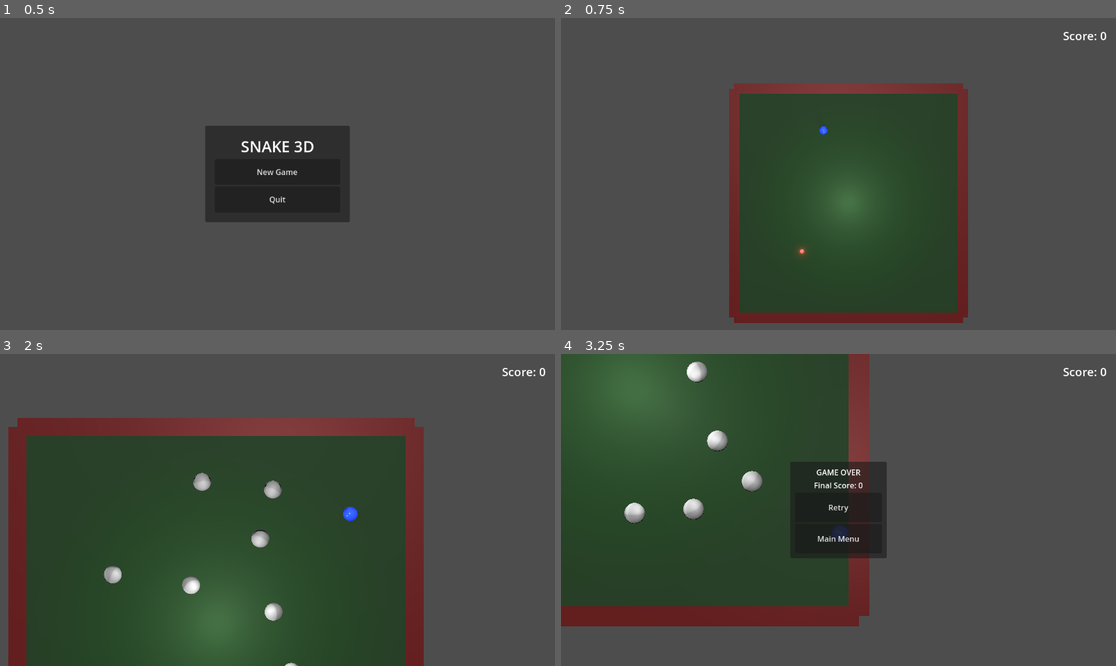
Above: before the commit, frames 1-4 (two rows, left to right).
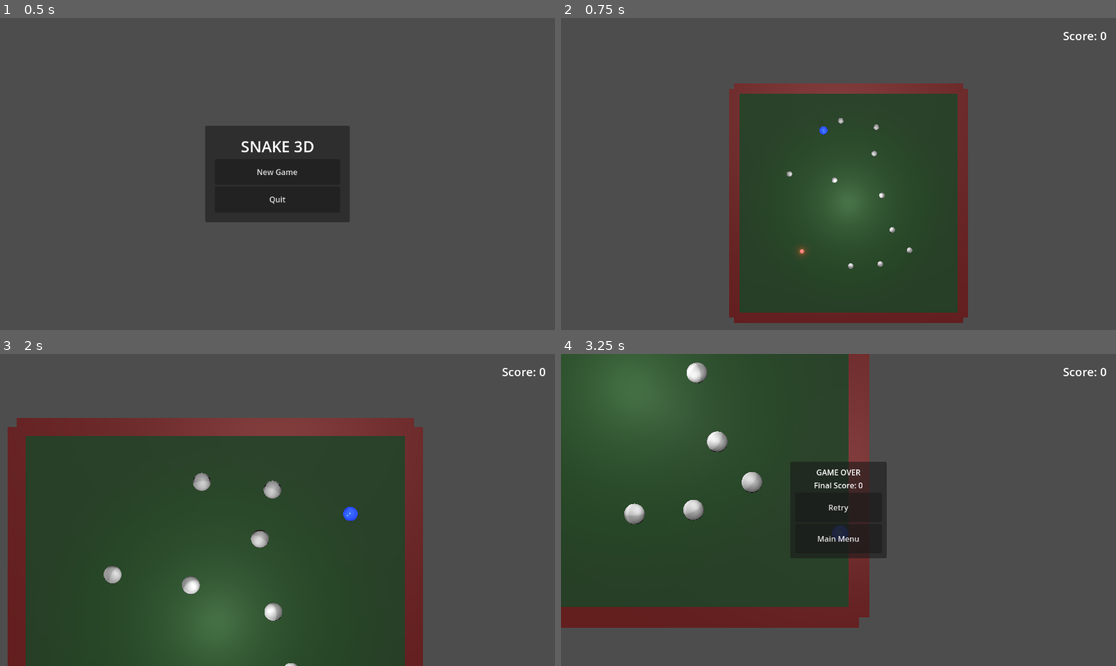
Above: after the commit, the same moments.

Repository: bluehexagons/snakeproject
Game: Godot game, scene res://scenes/main_menu.tscn
Same seed, same stepped clock (60 frames per second), same inputs: the game is played once before the commit and once after it.
Inputs:
- Up to frame 1 (0.5 s): no input
- Up to frame 2 (0.75 s): click "New Game" at 0.5 s
- Up to frame 3 (2 s): hold D (move_right) from 1.28 s (still down)
- Up to frame 4 (3.25 s): release D (move_right) at 2.03 s; hold S (move_down) 2.03-2.78 s; hold D (move_right) from 2.78 s (still down)

Frame 1 is identical in both runs. In frame 2, 0.1% of the frame differs, in the area x 40-64%, y 32-81%; in frame 3, 0.4%; in frame 4, 0.5%, in the area x 0-56%, y 2-88%.

Commit message:
(AI) Finish danger rocks

Diff:
--- a/scenes/rock.tscn
+++ b/scenes/rock.tscn
@@ -18,7 +18,7 @@
 
 [node name="Rock" type="CharacterBody3D" groups=["rock"]]
 collision_layer = 2
-collision_mask = 3
+collision_mask = 7
 script = ExtResource("1_rock_script")
 
 [node name="MeshInstance3D" type="MeshInstance3D" parent="."]
--- a/scripts/game_manager.gd
+++ b/scripts/game_manager.gd
@@ -176,10 +176,8 @@
 	var random_z = randf_range(-SPAWN_AREA_SIZE.y, SPAWN_AREA_SIZE.y)
 	var spawn_pos = Vector3(random_x, 0, random_z)
 
-	# Set initial positions to prevent interpolation from origin
-	rock.position = spawn_pos
-	rock.physics_pos = spawn_pos
-	rock.visual_pos = spawn_pos
+	# Initialize the rock
+	rock.initialize(spawn_pos)
 
 	# Get player reference
 	var player = gameplay_container.get_node_or_null("Player")
@@ -271,12 +269,10 @@
 		print("Warning: Could not find valid player or food when saving")
 		return
 
-	if not player.has_method("get_save_data"):
-		print("Warning: player has no get_save_data method.")
-
 	var rock_data = []
 	for rock in rocks:
-		rock_data.append(rock.get_save_data())
+		if rock.has_method("get_save_data"):
+			rock_data.append(rock.get_save_data())
 
 	var save_data = {
 		"score": score,
@@ -343,19 +339,28 @@
 		for rock_data in save_data.rocks:
 			var rock = ROCK_SCENE.instantiate()
 			gameplay_container.add_child(rock)
-			rock.position = Vector3(
+
+			var pos = Vector3(
 				float(rock_data.position.x),
 				float(rock_data.position.y),
 				float(rock_data.position.z)
 			)
+
+			# Initialize the rock properly first
+			rock.initialize(pos)
+
+			# Then set any saved properties
 			if rock_data.has("velocity"):
 				rock.velocity = Vector3(
 					float(rock_data.velocity.x),
 					float(rock_data.velocity.y),
 					float(rock_data.velocity.z)
-					)
+				)
 			if rock_data.get("is_dangerous", false):
 				rock.make_dangerous()
+
+			# Skip spawn animation for loaded rocks
+			rock.finish_spawn()
 
 	score = save_data["score"]
 	update_score(0)
--- a/scripts/player.gd
+++ b/scripts/player.gd
@@ -146,10 +146,10 @@
 			die()
 			return
 		elif collider.is_in_group("dangerous"):
-			die()
+			die()  # Die immediately on contact with any dangerous object
 			return
 
-		# Let the collision handler manage the collision
+		# Let the collision handler manage non-lethal collisions
 		collision_handler.handle_collision(self, collider, collision.get_normal(), delta)
 
 	# Handle proximity with segments
--- a/scripts/rock.gd
+++ b/scripts/rock.gd
@@ -16,6 +16,7 @@
 var physics_pos: Vector3
 var visual_pos: Vector3
 var is_dangerous: bool = false
+var is_initialized: bool = false
 
 var spawn_timer: float = 0.0
 var is_spawning: bool = true
@@ -25,21 +26,32 @@
 @onready var material = mesh_instance.mesh.surface_get_material(0)
 
 func _ready():
-	if physics_pos == Vector3.ZERO:  # If not set during spawn
-		physics_pos = global_position
-	if visual_pos == Vector3.ZERO:  # If not set during spawn
-		visual_pos = global_position
-
 	material = material.duplicate()
 	mesh_instance.mesh.surface_set_material(0, material)
 
-	# Setup spawn animation
-	spawn_start_pos = global_position
+func finish_spawn():
+	is_spawning = false
+	spawn_timer = SPAWN_DURATION
+	position.y = spawn_start_pos.y
+	physics_pos = position
+	visual_pos = position
+	mesh_instance.scale = Vector3.ONE
+
+func initialize(spawn_position: Vector3):
+	is_initialized = true
+	spawn_start_pos = spawn_position
+	position = spawn_position
 	position.y -= 0.5  # Start slightly below ground
+
+	physics_pos = position
+	visual_pos = position
+	mesh_instance.global_position = position
 	mesh_instance.scale = Vector3.ONE * INITIAL_SCALE
-	mesh_instance.global_position = visual_pos
 
 func _physics_process(delta):
+	if !is_initialized:
+		return
+
 	if is_spawning:
 		spawn_timer = min(spawn_timer + delta, SPAWN_DURATION)
 		var t = spawn_timer / SPAWN_DURATION
@@ -47,46 +59,59 @@
 
 		# Rise and scale effect
 		var height_offset = lerp(-0.5, 0.0, smooth_t)
-		position.y = spawn_start_pos.y + height_offset
+		position.y = spawn_start_pos.y - height_offset
+		physics_pos = position  # Update physics position during spawn
+		visual_pos = position  # Update visual position during spawn
 		mesh_instance.scale = Vector3.ONE * lerp(INITIAL_SCALE, 1.0, smooth_t)
+		mesh_instance.global_position = position  # Direct position during spawn
 
 		if spawn_timer >= SPAWN_DURATION:
-			is_spawning = false
-			position.y = spawn_start_pos.y  # Ensure final position is correct
+			finish_spawn()
 			return
 
 	# Only process physics after spawning is complete
-	if !is_spawning:
-		# Apply gravity
-		if position.y > PhysicsConstants.GROUND_LEVEL:
-			velocity.y -= PhysicsConstants.GRAVITY * delta
-		elif position.y < PhysicsConstants.GROUND_LEVEL:
-			position.y = PhysicsConstants.GROUND_LEVEL
-			if velocity.y < 0:
-				velocity.y = -velocity.y * PhysicsConstants.BOUNCE_DAMPENING
-				if abs(velocity.y) < 0.1:
-					velocity.y = 0
+	# Apply gravity
+	if position.y > PhysicsConstants.GROUND_LEVEL:
+		velocity.y -= PhysicsConstants.GRAVITY * delta
+	elif position.y < PhysicsConstants.GROUND_LEVEL:
+		position.y = PhysicsConstants.GROUND_LEVEL
+		if velocity.y < 0:
+			velocity.y = -velocity.y * PhysicsConstants.BOUNCE_DAMPENING
+			if abs(velocity.y) < 0.1:
+				velocity.y = 0
 
-		# More controlled drag for moving rocks
-		if velocity.length_squared() > MIN_VELOCITY * MIN_VELOCITY:
-			velocity = velocity.lerp(Vector3.ZERO, DRAG_COEFFICIENT * delta)
-		elif velocity.length_squared() > 0:
-			velocity = Vector3.ZERO
+	# More controlled drag for moving rocks
+	if velocity.length_squared() > MIN_VELOCITY * MIN_VELOCITY:
+		velocity = velocity.lerp(Vector3.ZERO, DRAG_COEFFICIENT * delta)
+	elif velocity.length_squared() > 0:
+		velocity = Vector3.ZERO
 
-		var collision = move_and_collide(velocity * delta)
-		var collision_handler = get_node("/root/CollisionHandler")
+	var collision = move_and_collide(velocity * delta)
+	var collision_handler = get_node("/root/CollisionHandler")
 
-		if collision:
-			var collider = collision.get_collider()
+	if collision:
+		var collider = collision.get_collider()
+		if collider:  # Make sure there's actually a collider
 			collision_handler.handle_collision(self, collider, collision.get_normal(), delta)
 
-		physics_pos = global_position
+			# Add direct impulse response for better feel
+			var impact_normal = collision.get_normal()
+			var impact_speed = velocity.length()
+			var reflection = velocity.bounce(impact_normal)
+			velocity = reflection * 0.8  # Reduce bounce by 20%
+
+	physics_pos = global_position
 
 func _process(delta):
+	if !is_initialized:
+		return
+
 	if is_spawning:
+		# During spawn animation, position is directly set
 		mesh_instance.global_position = position
 		return
 
+	# After spawn, use normal interpolation
 	var fraction = Engine.get_physics_interpolation_fraction()
 	visual_pos = physics_pos.lerp(global_position, fraction)
 	$MeshInstance3D.global_position = visual_pos
@@ -119,5 +144,8 @@
 	material.emission = DANGER_EMISSION
 	material.emission_enabled = true
 	# Update collision layers to match other dangerous objects
-	collision_layer = 4  # Layer for dangerous objects
-	collision_mask = 3   # Collide with player and segments
+	# Layer 4: dangerous objects
+	# Layer 2: normal physics objects
+	# Mask 7: collide with everything (players, segments, other rocks)
+	collision_layer = 4 | 2  # Both dangerous AND physical
+	collision_mask = 7  # Collide with everything
--- a/scripts/segment.gd
+++ b/scripts/segment.gd
@@ -173,9 +173,8 @@
 		var collider = collision.get_collider()
 		if collider and collider.is_in_group("barrier"):
 			become_dangerous()
-		elif collider.is_in_group("rock") and collider.is_dangerous:
-			become_dangerous()
 		else:
+			# Remove the dangerous rock check, only barriers make segments dangerous
 			collision_handler.handle_collision(self, collider, collision.get_normal(), delta)
 
 	# Handle proximity with other segments
